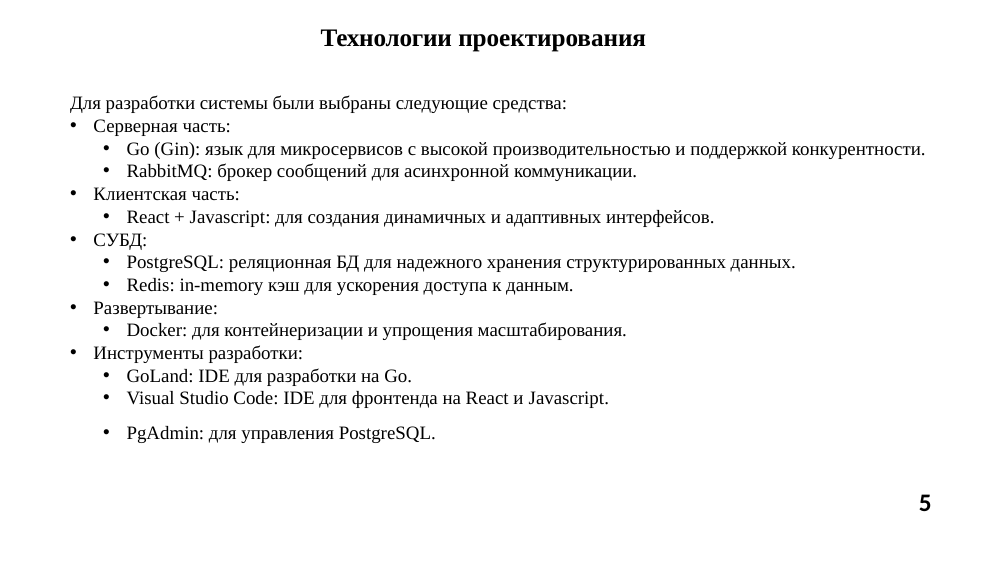
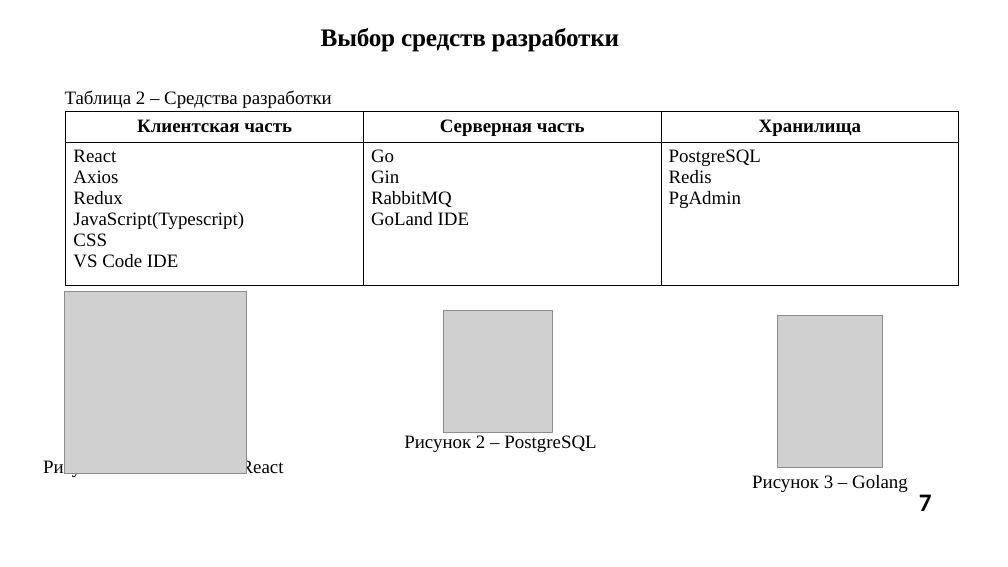
Before and after one commit to PabloPerdolie/eventManagement, a slide deck: slide 7 of диплом/ПРЕДДИПЛОМНАЯ_ПРАКТИКА/ПДП_Презентация_ИКБО-30-21_ПарусовПА.pptx (slide 5 before the commit). Drawn at 1008x567 pixels with LibreOffice and Linux fonts; fonts in the diff are those of the drawing; grey boxes stand for pictures; background and template pictures are left out. Boxes give left, top, right and bottom in pixels: in the first picture for what was removed or moved away, otherwise in the second. Text is boxed around its words. In the diff, an @@ line names an element or a change of style, - is before the commit and + after.

```diff
--- a/диплом/ПРЕДДИПЛОМНАЯ_ПРАКТИКА/ПДП_Презентация_ИКБО-30-21_ПарусовПА.pptx
+++ b/диплом/ПРЕДДИПЛОМНАЯ_ПРАКТИКА/ПДП_Презентация_ИКБО-30-21_ПарусовПА.pptx
@@ title at [321, 28, 619, 52]: text changed @@
-Технологии проектирования
+Выбор средств разработки
@@ text added at [65, 90, 331, 108], 18 pt, text #000000 @@
+Таблица 2 – Средства разработки
@@ table added at [66, 111, 960, 286], 2 rows, 3 columns @@
+Клиентская часть | Серверная часть | Хранилища
+React / Axios / Redux / JavaScript(Typescript) / CSS / VS Code IDE | Go / Gin / RabbitMQ GoLand IDE | PostgreSQL / Redis / PgAdmin
@@ text removed at [70, 95, 926, 443] @@
-Для разработки системы были выбраны следующие средства:
-• Серверная часть:
-  • Go (Gin): язык для микросервисов с высокой производительностью и поддержкой конкурентности.
-  • RabbitMQ: брокер сообщений для асинхронной коммуникации.
-• Клиентская часть:
-  • React + Javascript: для создания динамичных и адаптивных интерфейсов.
-• СУБД:
-  • PostgreSQL: реляционная БД для надежного хранения структурированных данных.
-  • Redis: in-memory кэш для ускорения доступа к данным.
-• Развертывание:
-  • Docker: для контейнеризации и упрощения масштабирования.
-• Инструменты разработки:
-  • GoLand: IDE для разработки на Go.
-  • Visual Studio Code: IDE для фронтенда на React и Javascript.
-  • PgAdmin: для управления PostgreSQL.
@@ picture added at [64, 292, 247, 474] @@
@@ picture added at [444, 310, 553, 433] @@
@@ picture added at [778, 315, 882, 467] @@
@@ text added at [404, 435, 596, 452], 18 pt, text #000000 @@
+Рисунок 2 – PostgreSQL
@@ text added at [43, 459, 284, 478], 18 pt, text #000000 @@
+Рисунок 1 – Библиотека React
@@ text added at [752, 475, 908, 492], 18 pt, text #000000 @@
+Рисунок 3 – Golang
@@ page number at [919, 494, 932, 511]: text changed @@
-5
+7
```
Also in this commit, not shown: 12 other slides changed, 4 slides added, 5 slides removed, 31 other files.
